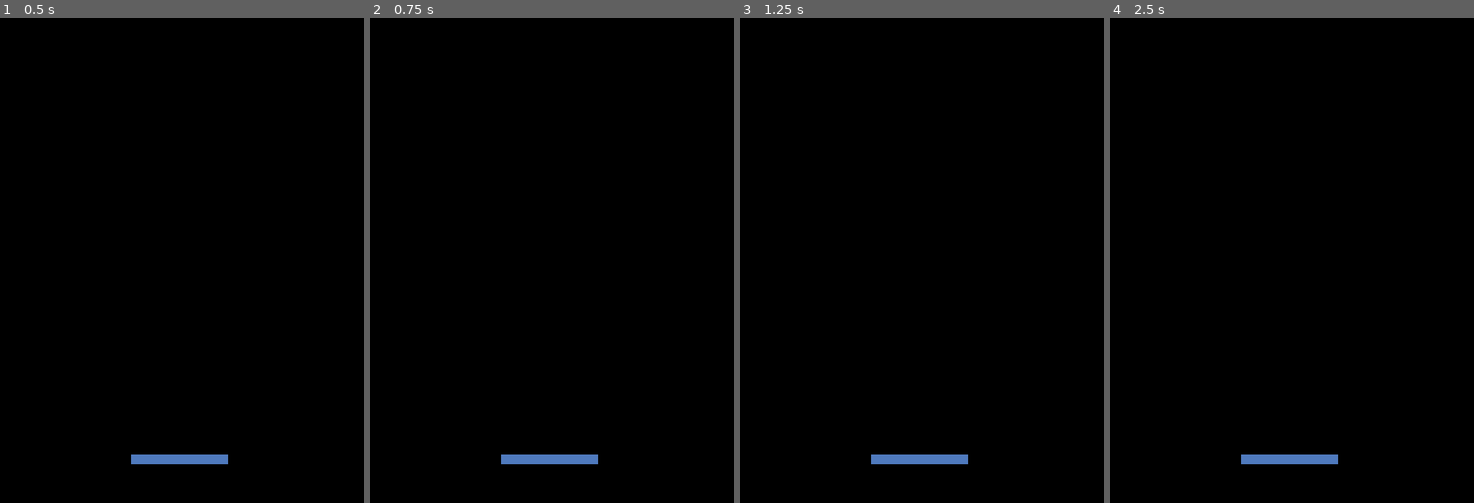
Above: before the commit, frames 1-4 (left to right).
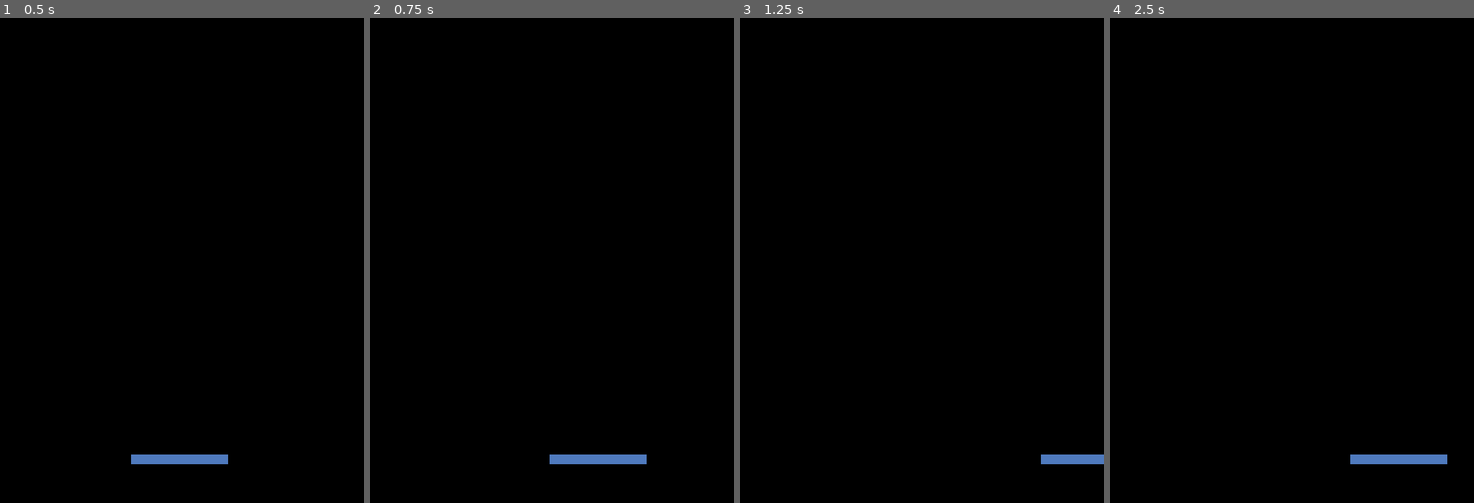
Above: after the commit, the same moments.

Repository: AnLaxina/godot-breakout
Game: Godot game, scene res://Scenes/level.tscn
Same seed, same stepped clock (60 frames per second), same inputs: the game is played once before the commit and once after it.
Inputs:
- Up to frame 1 (0.5 s): no input
- Up to frame 2 (0.75 s): tap Enter at 0.5 s; hold D (move_right, bound only after the commit) from 0.53 s (still down)
- Up to frame 3 (1.25 s): keep holding D (move_right, bound only after the commit)
- Up to frame 4 (2.5 s): release D (move_right, bound only after the commit) at 1.28 s; hold A (move_left, bound only after the commit) 1.28-2.03 s; hold D (move_right, bound only after the commit) from 2.03 s (still down)

Frame 1 is identical in both runs. In frame 2, 0.5% of the frame differs, in the area x 36-76%, y 90-92%; in frame 3, 0.9%; in frame 4, 1.1%, in the area x 36-93%, y 90-92%.

Commit message:
Apply movement to paddle

Diff:
--- a/Game/Scenes/paddle.tscn
+++ b/Game/Scenes/paddle.tscn
@@ -1,9 +1,12 @@
-[gd_scene load_steps=2 format=3 uid="uid://df8atun07eri"]
+[gd_scene load_steps=3 format=3 uid="uid://df8atun07eri"]
+
+[ext_resource type="Script" path="res://Scripts/paddle.gd" id="1_onwfn"]
 
 [sub_resource type="RectangleShape2D" id="RectangleShape2D_fq8rp"]
 size = Vector2(160, 16)
 
 [node name="Paddle" type="CharacterBody2D"]
+script = ExtResource("1_onwfn")
 
 [node name="ColorRect" type="ColorRect" parent="."]
 anchors_preset = 8
--- /dev/null
+++ b/Game/Scripts/paddle.gd
@@ -0,0 +1,14 @@
+extends CharacterBody2D
+
+
+@export var paddle_speed : int = 400
+
+
+# Called every frame. 'delta' is the elapsed time since the previous frame.
+func _process(_delta):
+	# Get the direction of the paddle based on the input that is pressed
+	var direction : int = Input.get_axis("move_left", "move_right")
+	# Adjust the built-in velocity in the x-direction based on the speed and direction
+	velocity.x = paddle_speed * direction
+	# Apply the velocity
+	move_and_slide()
--- a/Game/project.godot
+++ b/Game/project.godot
@@ -21,6 +21,21 @@
 window/size/viewport_height=800
 window/size/resizable=false
 
+[input]
+
+move_left={
+"deadzone": 0.5,
+"events": [Object(InputEventKey,"resource_local_to_scene":false,"resource_name":"","device":-1,"window_id":0,"alt_pressed":false,"shift_pressed":false,"ctrl_pressed":false,"meta_pressed":false,"pressed":false,"keycode":0,"physical_keycode":65,"key_label":0,"unicode":97,"echo":false,"script":null)
+, Object(InputEventKey,"resource_local_to_scene":false,"resource_name":"","device":-1,"window_id":0,"alt_pressed":false,"shift_pressed":false,"ctrl_pressed":false,"meta_pressed":false,"pressed":false,"keycode":0,"physical_keycode":4194319,"key_label":0,"unicode":0,"echo":false,"script":null)
+]
+}
+move_right={
+"deadzone": 0.5,
+"events": [Object(InputEventKey,"resource_local_to_scene":false,"resource_name":"","device":-1,"window_id":0,"alt_pressed":false,"shift_pressed":false,"ctrl_pressed":false,"meta_pressed":false,"pressed":false,"keycode":0,"physical_keycode":68,"key_label":0,"unicode":100,"echo":false,"script":null)
+, Object(InputEventKey,"resource_local_to_scene":false,"resource_name":"","device":-1,"window_id":0,"alt_pressed":false,"shift_pressed":false,"ctrl_pressed":false,"meta_pressed":false,"pressed":false,"keycode":0,"physical_keycode":4194321,"key_label":0,"unicode":0,"echo":false,"script":null)
+]
+}
+
 [rendering]
 
 renderer/rendering_method="gl_compatibility"
